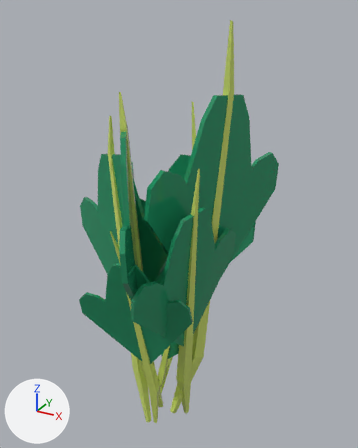
Two versions of the FBX model Assets/Art/Models/Vegetables/Carrot/Planted/Carrot_3.fbx, one commit apart.
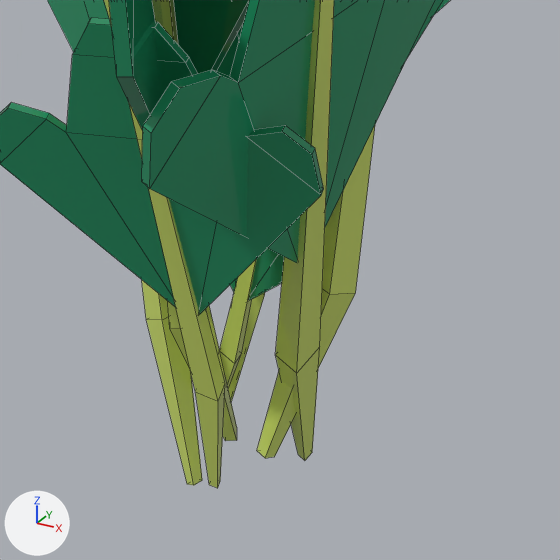
There are two pictures of each version: one whole from a camera (50 mm lens) standing at (0.1493, -0.2413, 0.269) and looking at (0.0058, 0.0196, 0.1386), one close up on the part from 23% to 76% of the width and 57% to 100% of the height. Lighting does not change. The marker at lower left points along +X, +Y and +Z. The close-ups show mesh edges as thin lines. Where no turn or scale is listed for an object, it has been applied to the vertices.

Before the edit, the objects in view are built like this:
```python
me_plane_045 = bpy.data.meshes.new('Plane.045')
me_plane_045.from_pydata(...)  # 336 vertices, 295 faces; spans x -0.077..0.053, y -0.069..0.075, z -0.013..0.262
me_plane_045.materials.append(mat_base_color)  # picture img_paleta_png
# before: 1 (0.011, 0.001, -0.005) at pixel (265, 458), 3 (0.008, 0.002, -0.005) at pixel (256, 450), 5 (0.012, 0.004, -0.006) at pixel (274, 456), 7 (0.009, 0.005, -0.006), 49 (-0.01, 0.008, -0.011)
# before: 51 (-0.011, 0.011, -0.011), 53 (-0.007, 0.009, -0.012), 55 (-0.008, 0.012, -0.013), 96 (0.002, -0.011, -0.008) at pixel (209, 484), 98 (0.001, -0.009, -0.007)
# before: 100 (0.004, -0.01, -0.008) at pixel (217, 488), 102 (0.003, -0.008, -0.008) at pixel (220, 481), 144 (-0.002, -0.008, -0.01) at pixel (202, 480), 146 (-0.003, -0.011, -0.01) at pixel (193, 485), 148 (-0.004, -0.007, -0.012)
# before: 150 (-0.005, -0.01, -0.012) at pixel (187, 484), 192 (-0.009, 0.006, -0.007), 194 (-0.009, 0.007, -0.008), 196 (-0.007, 0.006, -0.008), 198 (-0.008, 0.007, -0.008)
# before: 240 (-0.003, 0.005, -0.005), 242 (-0.001, 0.007, -0.005) at pixel (236, 427), 288 (0.015, 0.015, -0.011), 290 (0.017, 0.014, -0.011) at pixel (312, 452), 292 (0.014, 0.013, -0.012) at pixel (298, 454)
# before: 294 (0.016, 0.012, -0.013) at pixel (304, 460)
ob_3_carrot = bpy.data.objects.new('3_Carrot', me_plane_045)
ob_3_carrot.location = (0.0, 0.0, 0.0)
```
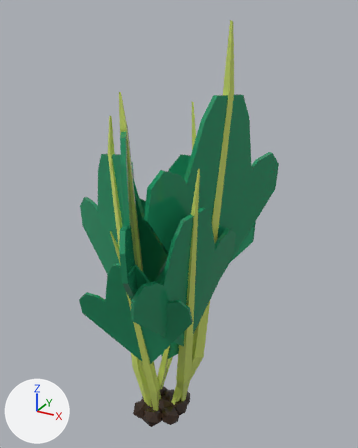
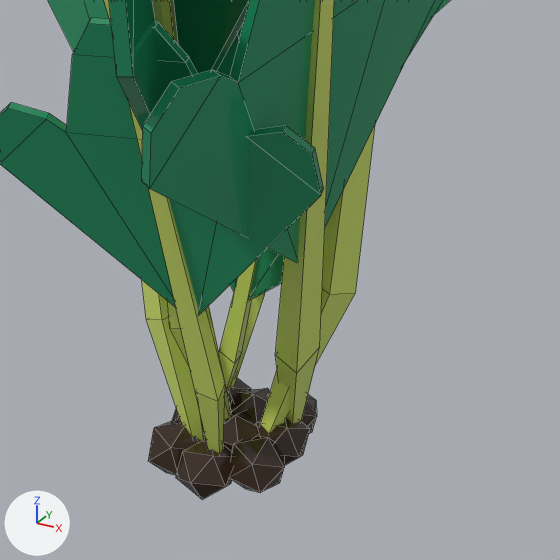
The newer file is also rescaled (x2.0) as a whole; pictures and numbers use the older file's frame.

The change, as a diff of the scene's bpy script:
```diff
--- a/Assets/Art/Models/Vegetables/Carrot/Planted/Carrot_3.fbx.py
+++ b/Assets/Art/Models/Vegetables/Carrot/Planted/Carrot_3.fbx.py
@@ me_plane_045 @@
 # used by ob_3_carrot; location = (0.0, 0.0, 0.0)
 # verts and faces of me_plane_045; kept vertices keep their numbers, new ones are numbered from 336
-me_plane_045.from_pydata(...)  # 336 vertices, 295 faces; spans x -0.077..0.053, y -0.069..0.075, z -0.013..0.262
+me_plane_045.from_pydata(...)  # 444 vertices, 475 faces; spans x -0.077..0.053, y -0.069..0.075, z -0.008..0.262
+# me_plane_045 part 1: a new loose piece, an icosphere of 20 faces spanning x 0.004..0.019, y -0.012..0.003, z -0.008..0.005, in mat_base_color (picture img_paleta_png)
+# me_plane_045 part 2: a new loose piece, an icosphere of 20 faces spanning x -0.016..-0.001, y -0.017..-0.002, z -0.008..0.005, in mat_base_color (picture img_paleta_png)
+# me_plane_045 part 3: a new loose piece, an icosphere of 20 faces spanning x -0.015..0.0, y 0.003..0.018, z -0.008..0.005, in mat_base_color (picture img_paleta_png)
+# me_plane_045 part 4: a new loose piece, an icosphere of 20 faces spanning x 0.003..0.018, y 0.007..0.022, z -0.008..0.005, in mat_base_color (picture img_paleta_png)
+# me_plane_045 part 5: a new loose piece, an icosphere of 20 faces spanning x -0.004..0.01, y 0.002..0.017, z -0.008..0.005, in mat_base_color (picture img_paleta_png)
+# me_plane_045 part 6: a new loose piece, an icosphere of 20 faces spanning x 0.005..0.02, y -0.002..0.013, z -0.008..0.005, in mat_base_color (picture img_paleta_png)
+# me_plane_045 part 7: a new loose piece, an icosphere of 20 faces spanning x -0.015..-0.001, y -0.007..0.007, z -0.008..0.005, in mat_base_color (picture img_paleta_png)
+# me_plane_045 part 8: a new loose piece, an icosphere of 20 faces spanning x -0.004..0.009, y -0.006..0.008, z -0.008..0.005, in mat_base_color (picture img_paleta_png)
+# me_plane_045 part 9: a new loose piece, an icosphere of 20 faces spanning x -0.006..0.009, y -0.019..-0.004, z -0.008..0.005, in mat_base_color (picture img_paleta_png)
+# me_plane_045 part 10
+verts[1] = (0.009, 0.001, -0.006)  # moved
+verts[3] = (0.007, 0.002, -0.006)  # moved
+verts[5] = (0.01, 0.004, -0.006)  # moved
+verts[7] = (0.007, 0.004, -0.006)  # moved
+verts[49] = (-0.008, 0.007, -0.006)  # moved
+verts[51] = (-0.009, 0.009, -0.006)  # moved
+verts[53] = (-0.006, 0.008, -0.006)  # moved
+verts[55] = (-0.007, 0.01, -0.006)  # moved
+verts[96] = (0.001, -0.008, -0.006)  # moved
+verts[98] = (0.001, -0.007, -0.006)  # moved
+verts[100] = (0.003, -0.008, -0.006)  # moved
+verts[102] = (0.003, -0.006, -0.006)  # moved
+verts[144] = (-0.002, -0.006, -0.006)  # moved
+verts[146] = (-0.002, -0.008, -0.006)  # moved
+verts[148] = (-0.004, -0.006, -0.006)  # moved
+verts[150] = (-0.004, -0.008, -0.006)  # moved
+verts[192] = (-0.007, 0.005, -0.006)  # moved
+verts[194] = (-0.007, 0.006, -0.006)  # moved
+verts[198] = (-0.006, 0.006, -0.006)  # moved
+verts[196] = (-0.006, 0.005, -0.006)  # moved
+verts[240] = (-0.003, 0.005, -0.006)  # moved
+verts[242] = (-0.001, 0.006, -0.006)  # moved
+verts[288] = (0.012, 0.013, -0.006)  # moved
+verts[290] = (0.014, 0.012, -0.006)  # moved
+verts[292] = (0.011, 0.011, -0.006)  # moved
+verts[294] = (0.013, 0.01, -0.006)  # moved
 me_plane_045.materials.append(mat_base_color)
```

Where the change shows, as pixel boxes (x1, y1, x2, y2) in the close-ups (560 x 560 px; the box of a moved part takes in the faces that stretch with it):
'3_Carrot', reshaped
    before: (0, 0, 450, 488)
    after: (0, 0, 450, 500)
part 1 of me_plane_045, added
    after: (230, 436, 284, 493)
part 2 of me_plane_045, added (brown)
    after: (148, 421, 201, 475)
part 3 of me_plane_045, added
    after: (228, 378, 251, 406)
part 4 of me_plane_045, added
    after: (268, 394, 317, 433)
part 5 of me_plane_045, added
    after: (230, 388, 270, 422)
part 6 of me_plane_045, added
    after: (256, 418, 310, 465)
part 7 of me_plane_045, added
    after: (172, 408, 206, 439)
part 8 of me_plane_045, added (brown)
    after: (223, 411, 258, 451)
part 9 of me_plane_045, added (brown)
    after: (176, 439, 233, 500)
part 10 of me_plane_045, moved or reshaped
    before: (147, 289, 355, 488)
    after: (147, 289, 355, 453)
